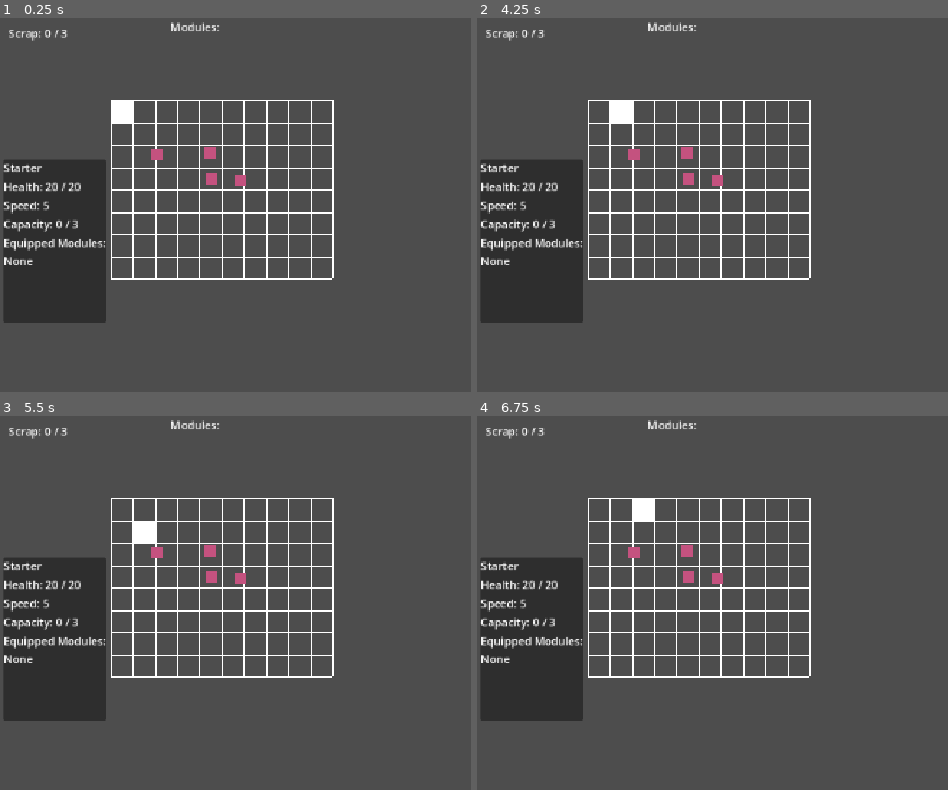
Above: before the commit, frames 1-4 (two rows, left to right).
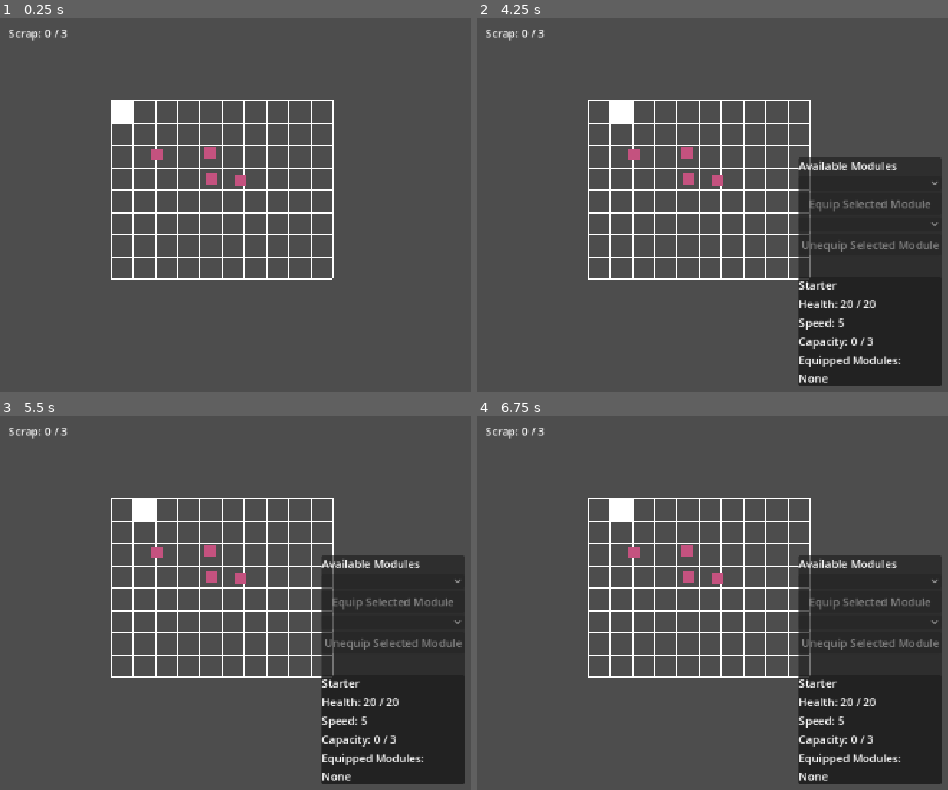
Above: after the commit, the same moments.

Repository: LionNaiman/Scraptures
Game: Godot game, scene res://scenes/main.tscn
Two runs of this game, one before a commit and one after it. Both use one fixed random seed, a clock stepped at 60 frames per second and the inputs below.
Inputs:
- Up to frame 1 (0.25 s): no input
- Up to frame 2 (4.25 s): tap Enter at 0.5, 2, 3.5 s; hold D (move_right) 0.53-1.28 s; tap Space at 1.25, 2.75 s; hold S (move_down) 1.28-2.03 s; hold D (move_right) 2.03-2.78 s; hold W (move_up) 2.78-3.53 s; hold A (move_left) from 3.53 s (still down); tap I (inventory, bound only after the commit) at 4.15 s
- Up to frame 3 (5.5 s): tap Space at 5 s; release A (move_left) at 5.03 s; hold S (move_down) from 5.03 s (still down)
- Up to frame 4 (6.75 s): release S (move_down) at 5.78 s; hold D (move_right) 5.78-6.53 s; hold W (move_up) from 6.53 s (still down)

The runs differ from the first frame. In frame 1, 9.0% of the frame differs, in the area x 0-47%, y 1-82%; in frame 2, 27%; in frame 3, 27%, in the area x 0-99%, y 1-99%; in frame 4, 27%.

Commit message:
week 2 complete

Diff:
--- a/project.godot
+++ b/project.godot
@@ -46,6 +46,11 @@
 , Object(InputEventKey,"resource_local_to_scene":false,"resource_name":"","device":-1,"window_id":0,"alt_pressed":false …(186 unchanged characters)…
 ]
 }
+inventory={
+"deadzone": 0.2,
+"events": [Object(InputEventKey,"resource_local_to_scene":false,"resource_name":"","device":16,"window_id":0,"alt_pressed":false,"shift_pressed":false,"ctrl_pressed":false,"meta_pressed":false,"pressed":false,"keycode":0,"physical_keycode":73,"key_label":0,"unicode":0,"location":0,"echo":false,"script":null)
+]
+}
 
 [physics]
 
--- a/resources/modules/armor_plate.tres
+++ b/resources/modules/armor_plate.tres
@@ -5,4 +5,5 @@
 [resource]
 script = ExtResource("1_owhxt")
 display_name = "Armor Plate"
+max_health_bonus = 10
 metadata/_custom_type_script = "uid://c7n34hvsqloye"
--- a/scenes/main.tscn
+++ b/scenes/main.tscn
@@ -8,11 +8,10 @@
 [ext_resource type="Resource" uid="uid://cx1w0b7c0nuw" path="res://resources/modules/engine.tres" id="5_tbgi4"]
 [ext_resource type="Resource" uid="uid://b52gfnih0jcfd" path="res://resources/modules/battery.tres" id="6_o6xl0"]
 [ext_resource type="Resource" uid="uid://ceq3d6m8ybcja" path="res://resources/modules/armor_plate.tres" id="7_tipki"]
-[ext_resource type="PackedScene" uid="uid://cui1xpvflw6l3" path="res://scenes/ui/LoadoutPanel.tscn" id="9_85g3d"]
+[ext_resource type="PackedScene" uid="uid://uva8cjqht36g" path="res://scenes/ui/InventoryScreen.tscn" id="10_choun"]
 
 [node name="Main" type="Node2D" unique_id=339090113]
 script = ExtResource("1_o5qli")
-scrap_goal = null
 starter_definition = ExtResource("2_tipki")
 
 [node name="Grid" type="Node2D" parent="." unique_id=1949735223]
@@ -50,14 +49,9 @@
 offset_right = 60.0
 offset_bottom = 65.0
 
-[node name="ModuleListLabel" type="Label" parent="." unique_id=1243678418]
-offset_left = 245.0
-offset_top = 1.0
-offset_right = 316.0
-offset_bottom = 76.0
-
-[node name="LoadoutPanel" parent="." unique_id=1996070717 instance=ExtResource("9_85g3d")]
-offset_left = 5.0
-offset_top = 204.0
-offset_right = 153.0
-offset_bottom = 439.0
+[node name="InventoryScreen" parent="." unique_id=1200173403 instance=ExtResource("10_choun")]
+visible = false
+offset_left = 463.0
+offset_top = 201.0
+offset_right = 463.0
+offset_bottom = 201.0
--- /dev/null
+++ b/scenes/ui/InventoryScreen.tscn
@@ -0,0 +1,51 @@
+[gd_scene format=3 uid="uid://uva8cjqht36g"]
+
+[ext_resource type="PackedScene" uid="uid://cui1xpvflw6l3" path="res://scenes/ui/LoadoutPanel.tscn" id="1_1w4xw"]
+[ext_resource type="Script" uid="uid://qy8jar8fxaii" path="res://scripts/ui/inventory_screen.gd" id="1_4ramo"]
+
+[node name="InventoryScreen" type="Control" unique_id=1200173403]
+layout_mode = 3
+anchors_preset = 15
+anchor_right = 1.0
+anchor_bottom = 1.0
+grow_horizontal = 2
+grow_vertical = 2
+script = ExtResource("1_4ramo")
+
+[node name="Panel" type="PanelContainer" parent="." unique_id=2031548259]
+layout_mode = 0
+offset_right = 40.0
+offset_bottom = 40.0
+
+[node name="Content" type="VBoxContainer" parent="Panel" unique_id=1327367449]
+layout_mode = 2
+
+[node name="AvailableModulesTitle" type="Label" parent="Panel/Content" unique_id=551685738]
+layout_mode = 2
+text = "Available Modules"
+
+[node name="AvailableModulesOptionButton" type="OptionButton" parent="Panel/Content" unique_id=2071818486]
+layout_mode = 2
+
+[node name="EquipButton" type="Button" parent="Panel/Content" unique_id=1781044996]
+layout_mode = 2
+text = "Equip Selected Module"
+
+[node name="EquippedModulesOptionButton" type="OptionButton" parent="Panel/Content" unique_id=306843666]
+layout_mode = 2
+
+[node name="UnequipButton" type="Button" parent="Panel/Content" unique_id=265746073]
+layout_mode = 2
+text = "Unequip Selected Module"
+
+[node name="FeedbackLabel" type="Label" parent="Panel/Content" unique_id=2007483401]
+layout_mode = 2
+
+[node name="LoadoutPanel" parent="Panel/Content" unique_id=1996070717 instance=ExtResource("1_1w4xw")]
+visible = true
+layout_mode = 2
+
+[connection signal="item_selected" from="Panel/Content/AvailableModulesOptionButton" to="." method="_on_available_modules_option_button_item_selected"]
+[connection signal="pressed" from="Panel/Content/EquipButton" to="." method="_on_equip_button_pressed"]
+[connection signal="item_selected" from="Panel/Content/EquippedModulesOptionButton" to="." method="_on_equipped_modules_option_button_item_selected"]
+[connection signal="pressed" from="Panel/Content/UnequipButton" to="." method="_on_unequip_button_pressed"]
--- a/scenes/ui/LoadoutPanel.tscn
+++ b/scenes/ui/LoadoutPanel.tscn
@@ -3,6 +3,7 @@
 [ext_resource type="Script" uid="uid://dsk4v1yfd2mje" path="res://scripts/ui/loadout_panel.gd" id="1_r7wnq"]
 
 [node name="LoadoutPanel" type="PanelContainer" unique_id=1996070717]
+visible = false
 script = ExtResource("1_r7wnq")
 
 [node name="Content" type="VBoxContainer" parent="." unique_id=661739420]
--- a/scripts/main.gd
+++ b/scripts/main.gd
@@ -6,17 +6,46 @@
 var scrap_count: int = 0
 @export var scrap_goal: int = 3
 var module_inventory: ModuleInventory = ModuleInventory.new() #this is the array that will be used to store the collected modules
-@onready var module_list_label: Label = $ModuleListLabel #this is the label that will be used to display the list of collected modules
 @export var starter_definition: ScraptureDefinition #this is the definition that will be used to store the starter scrapture
 var starter_scrapture: ScraptureRuntime #this is the scrapture that will be used to store the starter scrapture
-@onready var loadout_panel: LoadoutPanel = $LoadoutPanel
+@onready var inventory_screen: InventoryScreen = $InventoryScreen
+@onready var player: CharacterBody2D = $Player
+
 
 func _ready() -> void:
 	connect_module_pickup_signals() #connect the module pickup signals
 	update_scrap_label() #display the label text right away
-	update_module_list_label() #display the label text right away
 	create_starter_scrapture() #create the starter scrapture
-	loadout_panel.display_scrapture(starter_scrapture)
+
+	# Display the scrapture and inventory
+	inventory_screen.display_scrapture(starter_scrapture) # Display the scrapture in the inventory screen
+	inventory_screen.display_inventory(module_inventory)
+	inventory_screen.equip_requested.connect(_on_equip_requested) #connect the equip requested signal to the _on_equip_requested function
+	inventory_screen.unequip_requested.connect(_on_unequip_requested) #connect the unequip requested signal to the _on_unequip_requested function
+
+func _on_unequip_requested(module: ModuleDefinition) -> void:
+	var unequipped_successfully: bool = try_unequip_module_to_inventory(module)
+
+	if not unequipped_successfully:
+		return
+
+	inventory_screen.show_feedback("")
+	inventory_screen.display_inventory(module_inventory)
+	inventory_screen.display_scrapture(starter_scrapture)
+
+
+func _on_equip_requested(module: ModuleDefinition) -> void:
+	var equipped_successfully: bool = try_equip_module_from_inventory(module)
+
+	if not equipped_successfully:
+		inventory_screen.show_feedback(
+			"Not enough Attachment Capacity."
+		)
+		return
+
+	inventory_screen.show_feedback("")
+	inventory_screen.display_inventory(module_inventory)
+	inventory_screen.display_scrapture(starter_scrapture)
 
 func create_starter_scrapture() -> void: #this is the function that will be called to create the starter scrapture
 	if starter_definition == null:
@@ -28,6 +57,12 @@
 
 	print("Starter: ", starter_scrapture.definition.display_name)
 	print("Starting health: ", starter_scrapture.current_health)
+
+func _unhandled_input(event: InputEvent) -> void: #this is the function that will be called when the input is received
+	if event.is_action_pressed("inventory"): #this is the command that will be sent to the inventory screen
+		inventory_screen.visible = not inventory_screen.visible #this is the command that will be sent to the inventory screen
+		player.set_process_unhandled_input(not inventory_screen.visible)
+
 
 func connect_module_pickup_signals() -> void:
 	var module_pickup_nodes: Array[Node] = (
@@ -43,9 +78,9 @@
 #this is the function that will be called when the module is collected
 func _on_module_collected(module: ModuleDefinition) -> void:
 	module_inventory.add_module(module) #this is the command that will be sent to the collected modules array
+	inventory_screen.display_inventory(module_inventory) #this is the command that will be sent to the display inventory function
 	scrap_count += 1 #this is the command that will be sent to the scrap count variable
 	update_scrap_label() #this is the command that will be sent to the update scrap label function
-	update_module_list_label() #this is the command that will be sent to the update module list label function
 	check_scrap_goal() #this is the command that will be sent to the check scrap goal function
 
 	print("Collected module: ", module.display_name) #this is the command that will be sent to the print function
@@ -64,11 +99,7 @@
 	if scrap_count >= scrap_goal:
 		goal_label.text = "All Scrap Collected!" #this is the text that will be displayed in the goal label
 
-func update_module_list_label() -> void:
-	module_list_label.text = "Modules:" #this is the text that will be displayed in the module list label
 
-	for module: ModuleDefinition in module_inventory.get_modules():
-		module_list_label.text += "\n" + module.display_name #this is the text that will be displayed in the module list label
 
 func try_equip_module_from_inventory(module: ModuleDefinition) -> bool: #this is the function that will be called to try to equip a module from the inventory
 	if not module_inventory.has_module(module):
@@ -79,7 +110,6 @@
 
 	module_inventory.remove_module(module)
 	starter_scrapture.equip_module(module)
-	update_module_list_label() #this is the command that will be sent to the update module list label function
 
 	return true
 
@@ -91,6 +121,5 @@
 		return false
 
 	module_inventory.add_module(module)
-	update_module_list_label()
 
 	return true
--- a/scripts/ui/InventoryScreen.tscn
+++ /dev/null
@@ -1,14 +0,0 @@
-[gd_scene format=3 uid="uid://uva8cjqht36g"]
-
-[node name="InventoryScreen" type="Control" unique_id=1200173403]
-layout_mode = 3
-anchors_preset = 15
-anchor_right = 1.0
-anchor_bottom = 1.0
-grow_horizontal = 2
-grow_vertical = 2
-
-[node name="Panel" type="PanelContainer" parent="." unique_id=2031548259]
-layout_mode = 0
-offset_right = 40.0
-offset_bottom = 40.0
--- /dev/null
+++ b/scripts/ui/inventory_screen.gd
@@ -0,0 +1,95 @@
+class_name InventoryScreen
+extends Control
+signal equip_requested(module: ModuleDefinition)
+signal unequip_requested(module: ModuleDefinition)
+
+
+
+
+@onready var loadout_panel: LoadoutPanel = ( # Loadout panel to display the loadout
+	$Panel/Content/LoadoutPanel
+)
+@onready var equip_button: Button = ( # Button to equip a module
+	$Panel/Content/EquipButton
+)
+@onready var unequip_button: Button = ( # Button to unequip a module
+	$Panel/Content/UnequipButton
+)
+
+@onready var available_modules_option_button: OptionButton = ( # Option button to display the available modules
+	$Panel/Content/AvailableModulesOptionButton
+)
+
+@onready var equipped_modules_option_button: OptionButton = (
+	$Panel/Content/EquippedModulesOptionButton
+)
+@onready var feedback_label: Label = (
+	$Panel/Content/FeedbackLabel
+)
+
+var selected_module: ModuleDefinition
+var displayed_modules: Array[ModuleDefinition] = []
+var selected_equipped_module: ModuleDefinition
+var displayed_equipped_modules: Array[ModuleDefinition] = []
+
+
+func show_feedback(message: String) -> void:
+	feedback_label.text = message
+
+
+func display_inventory(inventory: ModuleInventory) -> void:
+	displayed_modules = inventory.get_modules()
+	if inventory.get_count() == 0:
+		selected_module = null
+		available_modules_option_button.clear()
+		available_modules_option_button.disabled = true
+		equip_button.disabled = true
+		return
+	available_modules_option_button.clear()
+	available_modules_option_button.disabled = false
+	equip_button.disabled = false
+
+	for module: ModuleDefinition in inventory.get_modules():
+		available_modules_option_button.add_item(module.display_name)
+
+	selected_module = inventory.get_modules()[0]
+
+func display_scrapture(scrapture: ScraptureRuntime) -> void: # Function to display the scrapture
+	loadout_panel.display_scrapture(scrapture)
+
+	equipped_modules_option_button.clear()
+	displayed_equipped_modules = scrapture.equipped_modules
+
+	if displayed_equipped_modules.is_empty():
+		selected_equipped_module = null
+		equipped_modules_option_button.disabled = true
+		unequip_button.disabled = true
+		return
+
+	equipped_modules_option_button.disabled = false
+	unequip_button.disabled = false
+
+	for module: ModuleDefinition in displayed_equipped_modules:
+		equipped_modules_option_button.add_item(module.display_name)
+
+	selected_equipped_module = displayed_equipped_modules[0] #this is the command that will be sent to the selected equipped module variable to display the first equipped module
+
+func _on_equip_button_pressed() -> void: # Function to equip a module
+	if selected_module == null: #this is the command that will be sent to the selected module variable
+		return
+
+	equip_requested.emit(selected_module) #this is the command that will be sent to the equip requested signal
+
+
+func _on_unequip_button_pressed() -> void: # Function to unequip a module
+	if selected_equipped_module == null: #this is the command that will be sent to the selected equipped module variable
+		return #this is the command that will be sent to the return function
+
+	unequip_requested.emit(selected_equipped_module) #this is the command that will be sent to the unequip requested signal
+
+func _on_available_modules_option_button_item_selected(index: int) -> void:
+	selected_module = displayed_modules[index]
+
+
+func _on_equipped_modules_option_button_item_selected(index: int) -> void:
+	selected_equipped_module = displayed_equipped_modules[index]
Not shown, added: scripts/ui/inventory_screen.gd.uid
Not shown, removed: docs/Scraptures_Session_Progress_Log_2026-08-25.md
Not shown, added: docs/Scraptures_Session_Progress_Log_2026-08-26.md
